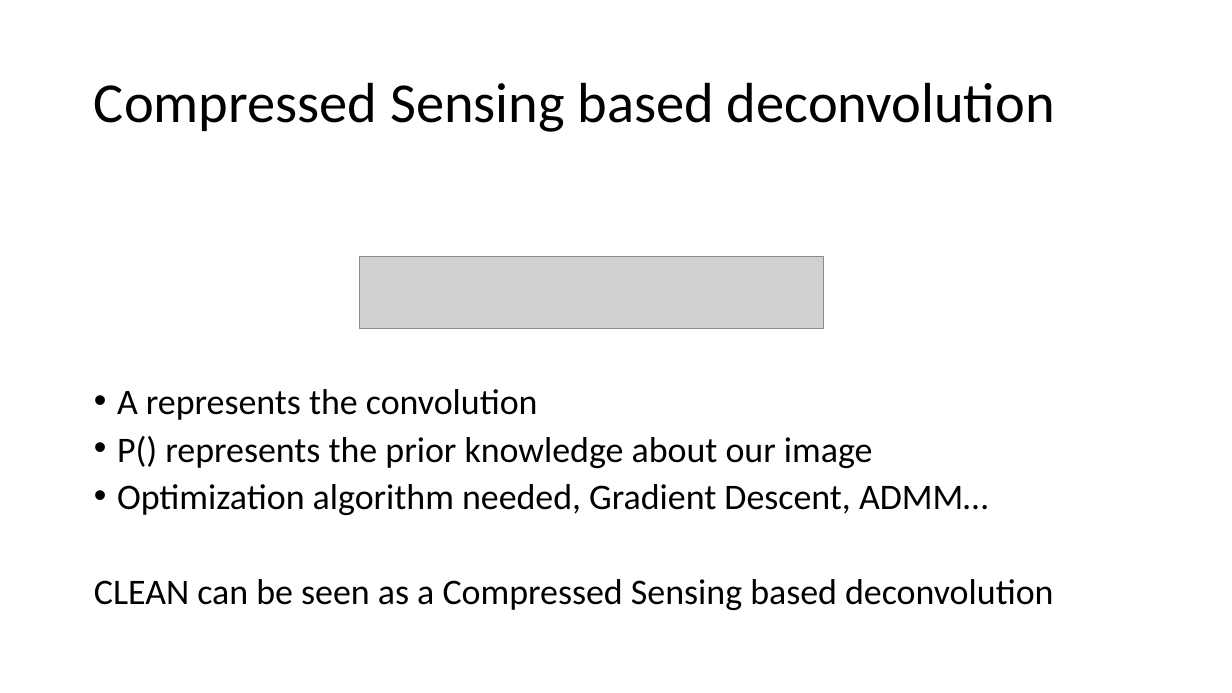
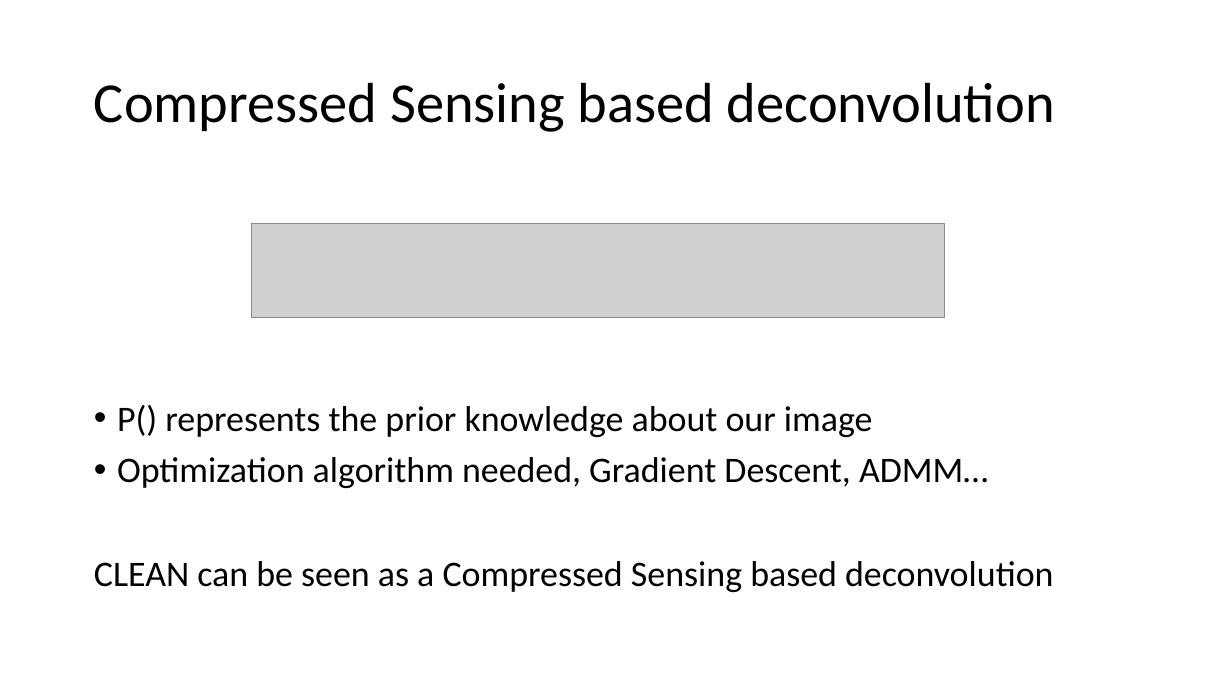
Before and after one commit to lord-blueberry/p9-doc, a slide deck: slide 8 of SKA-Days/Towards Distributed Image Reconstruction.pptx (slide 10 before the commit). Drawn at 1232x693 pixels with LibreOffice and Linux fonts; fonts in the diff are those of the drawing; grey boxes stand for pictures. Boxes give left, top, right and bottom in pixels: in the first picture for what was removed or moved away, otherwise in the second. Text is boxed around its words. In the diff, an @@ line names an element or a change of style, - is before the commit and + after.

```diff
--- a/SKA-Days/Towards Distributed Image Reconstruction.pptx
+++ b/SKA-Days/Towards Distributed Image Reconstruction.pptx
@@ text "P() represents the prior knowledge ..." at (x1=94, y1=405, x2=1053, y2=592): line spacing 0.8 to 0.9 @@
@@ picture added at (x1=251, y1=223, x2=945, y2=317) @@
@@ picture removed at (x1=360, y1=256, x2=824, y2=328) @@
@@ text at (x1=117, y1=389, x2=538, y2=420): paragraph removed @@
-• A represents the convolution
```
Also in this commit, not shown: 8 other slides changed, 1 slide added, 6 slides removed, 4 other files.
